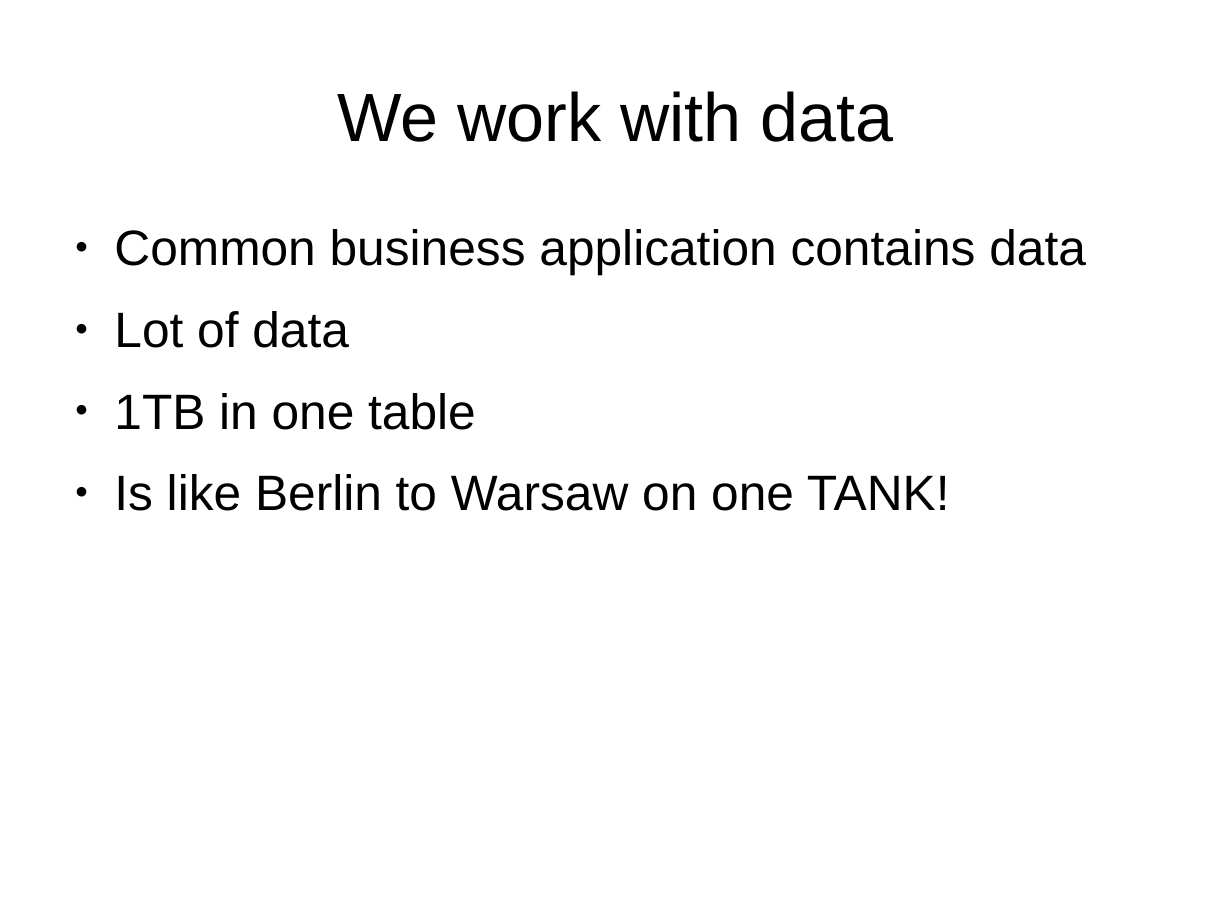
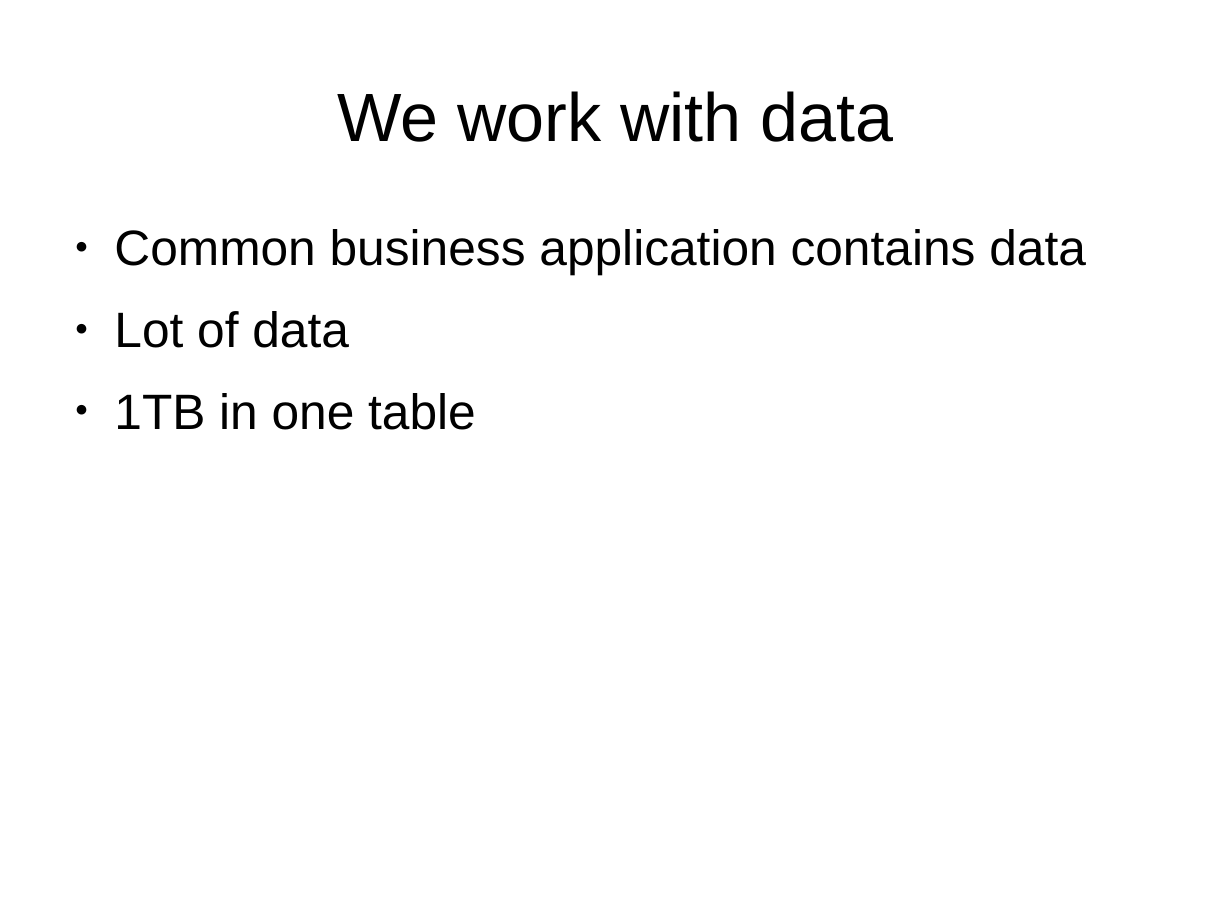
Before and after one commit to Koziolek/warsjawa_2014, a slide deck: slide 3 of beginning_fp/ch2.odp. Drawn at 1232x924 pixels with LibreOffice and Linux fonts; fonts in the diff are those of the drawing. Boxes give left, top, right and bottom in pixels: in the first picture for what was removed or moved away, otherwise in the second. Text is boxed around its words. In the diff, an @@ line names an element or a change of style, - is before the commit and + after.

```diff
--- a/beginning_fp/ch2.odp
+++ b/beginning_fp/ch2.odp
@@ text at (114, 474, 950, 511): paragraph removed @@
-● Is like Berlin to Warsaw on one TANK!
```
Also in this commit, not shown: 8 other files.
